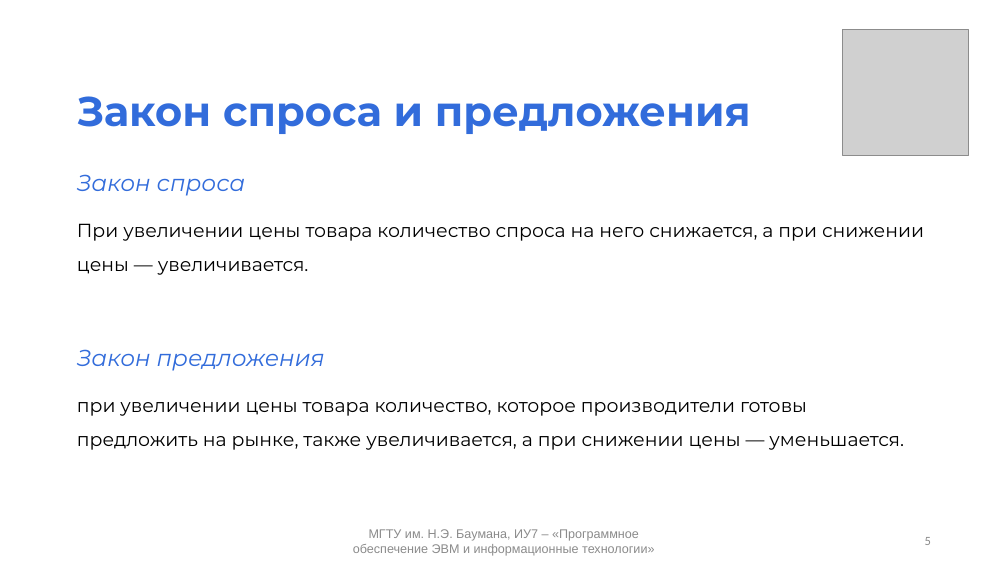
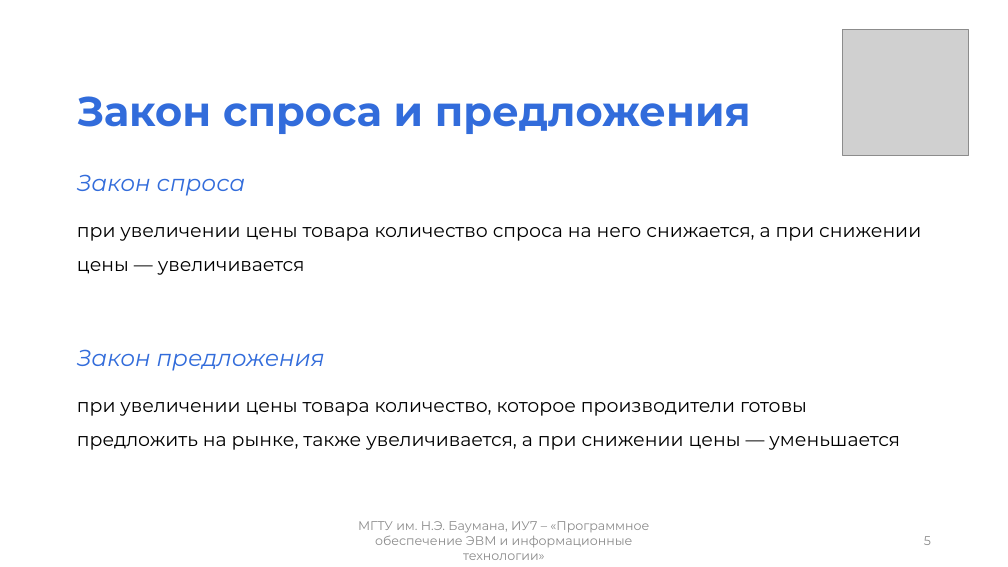
Before and after one commit to mshsvnv/Economics, a slide deck: slide 5 of module_01/pres.pptx. Drawn at 1008x567 pixels with LibreOffice and Linux fonts; fonts in the diff are those of the drawing; grey boxes stand for pictures. Boxes give left, top, right and bottom in pixels: in the first picture for what was removed or moved away, otherwise in the second. Text is boxed around its words. In the diff, an @@ line names an element or a change of style, - is before the commit and + after.

```diff
--- a/module_01/pres.pptx
+++ b/module_01/pres.pptx
@@ text at (77,227,921,275): text changed @@
-При увеличении цены товара количество спроса на него снижается, а при снижении цены — увеличивается.
+при увеличении цены товара количество спроса на него снижается, а при снижении цены — увеличивается
@@ text at (77,402,900,450): text changed @@
-при увеличении цены товара количество, которое производители готовы предложить на рынке, также увеличивается, а при снижении цены — уменьшается.
+при увеличении цены товара количество, которое производители готовы предложить на рынке, также увеличивается, а при снижении цены — уменьшается
@@ text "МГТУ им. Н.Э. Баумана, ИУ7 ..." at (358,521,649,560): font Arial to Montserrat @@
```
Also in this commit, not shown: 11 other slides changed, 4 slides added, 5 other files.
